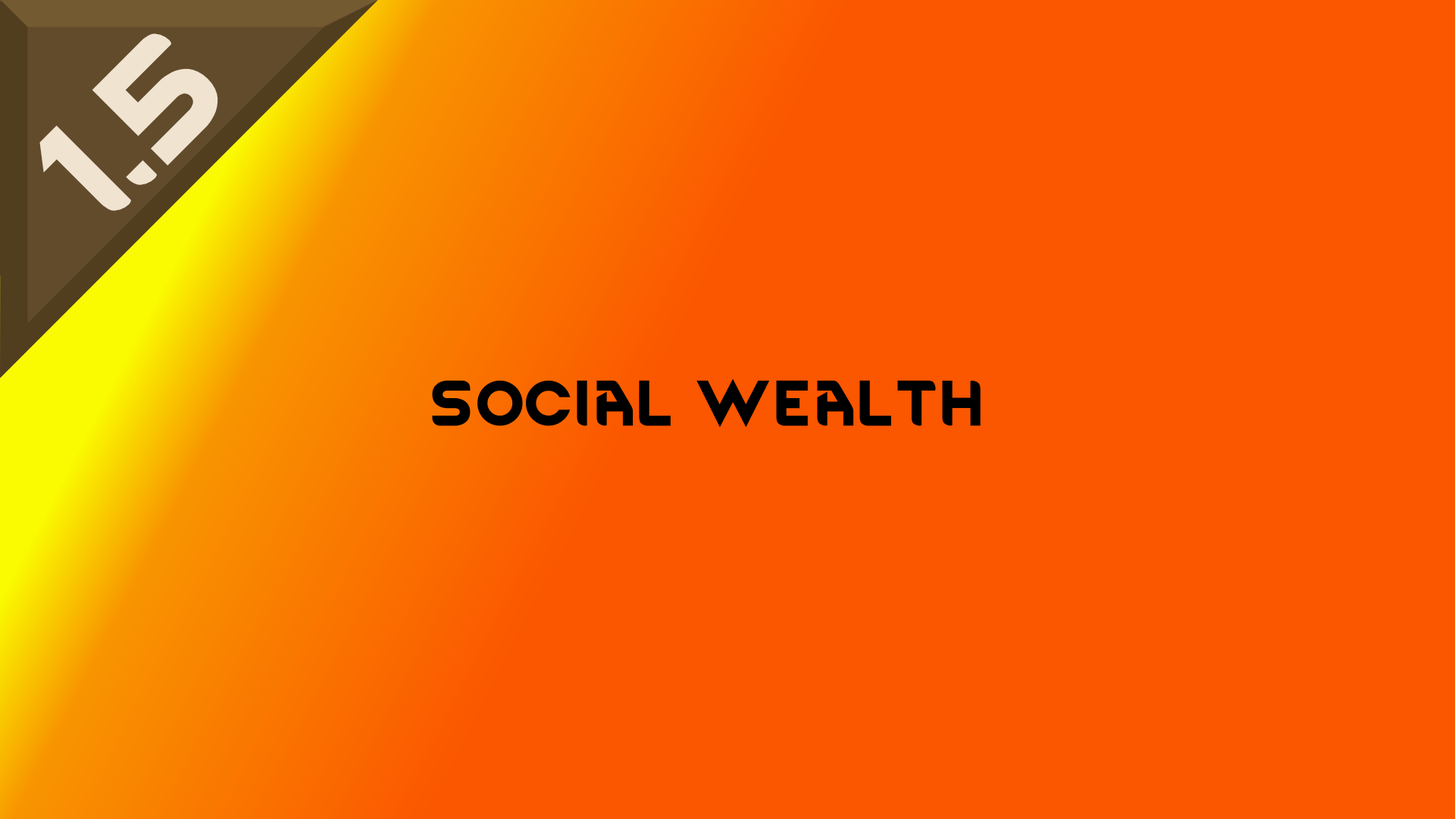
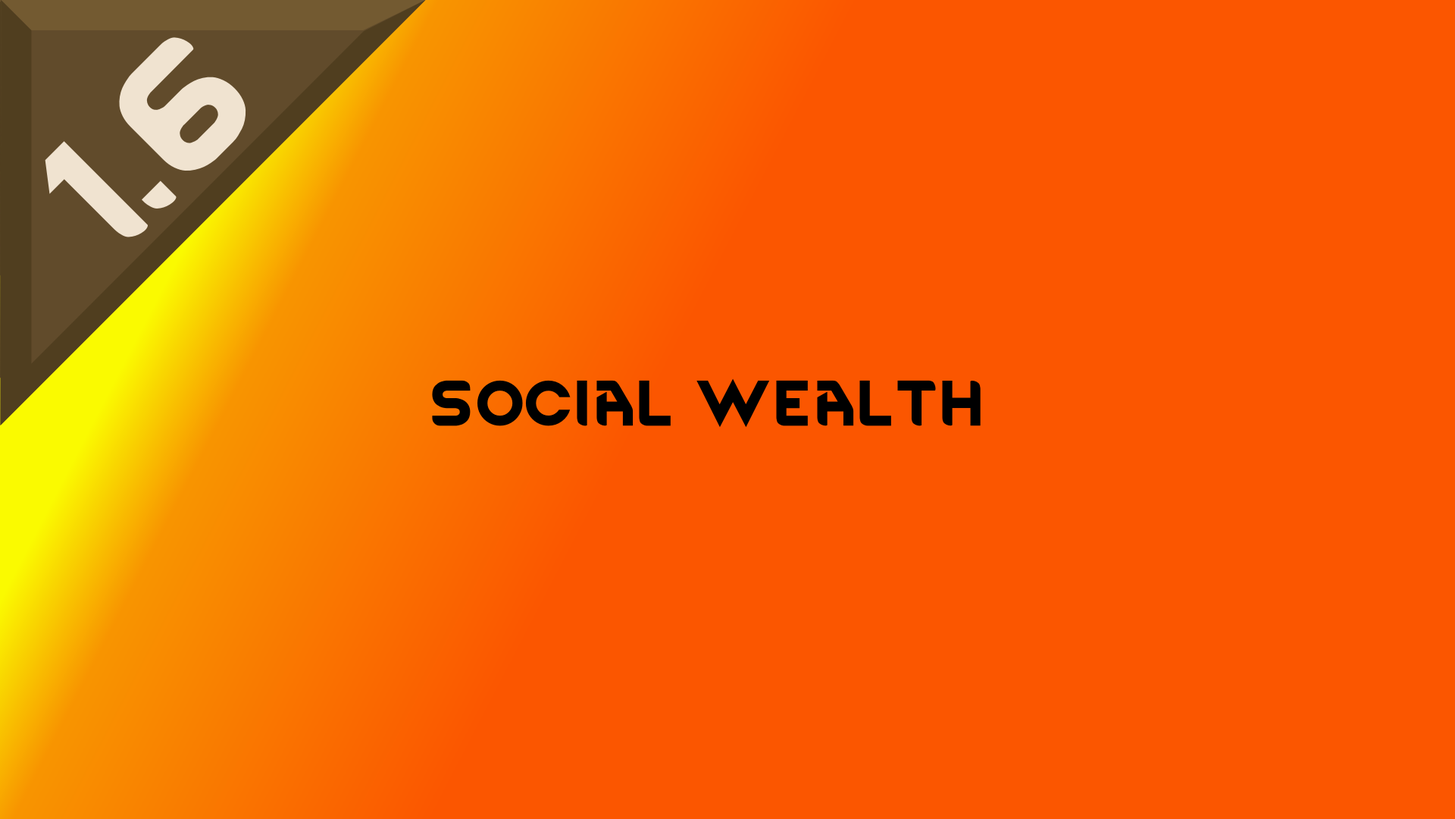
The second 1455 x 819 image is a revision of the first. Changes to its layers:
painted on "Paint Layer 3 (pasted)" over [0, 0, 426, 411]
painted on "1.4.png" over [0, 0, 331, 332]
painted on "Background" over [0, 0, 426, 426]
